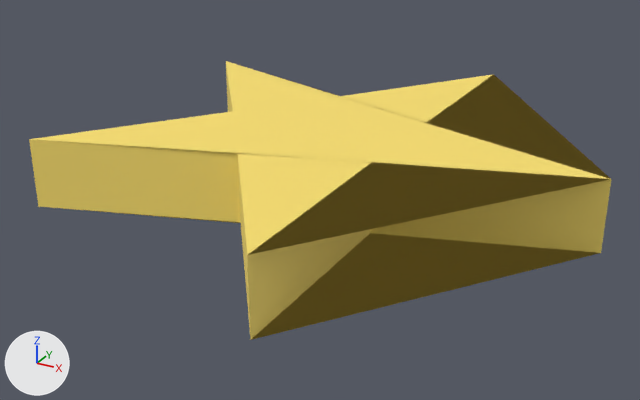
The glTF model assets/models/efecto_chispas/modelo.glb: old version first, new version second.
Both versions are drawn from a camera (50 mm lens) standing at (0.0171, -0.0313, 0.0138) and looking at (0.0005, -0.001, -0.0014). Every picture has the same lights, and +X, +Y and +Z are marked at lower left. The picture after the commit comes second. Vertices at exactly the same position are counted once.

Names of what the first picture shows: 'chispas'.
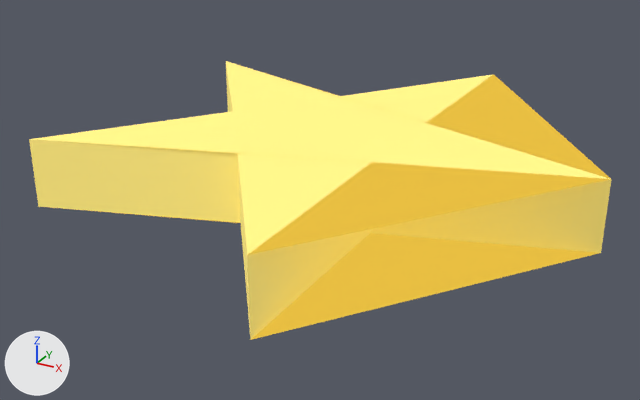
Where the change shows, as pixel boxes [x1, y1, x2, y2] in the pictures (640 x 400 px):
'chispas', recoloured, surface changed (lighter): [29, 61, 611, 340] in both

Edits to the bpy script that builds the scene:
```text
Change mat_vertexcolor:
    where n0 = _N.new('ShaderNodeBsdfPrincipled'); n0.name = 'Principled BSDF'
    add n0.inputs[28].default_value = 1.0  # 'Emission Strength'
    add n0.inputs[27].default_value = (0.24, 0.17, 0.03, 1.0)  # 'Emission Color', yellow #867330
Change me_chispas:
    where me_chispas.from_pydata(...)  # 20 vertices, 36 faces; spans x -0.0097..0.012, y -0.0114..0.0114, z -0.0015..0.0015
    used by ob_chispas; location = (0.0, 0.0, 0.0)
    me_chispas part 1: 36 faces centred in x -0.008..0.0092, y -0.009..0.009, z -0.0015..0.0015 are repainted in the vertex colours; the middle colour goes from yellow #fde26f to yellow #ffef86
```
